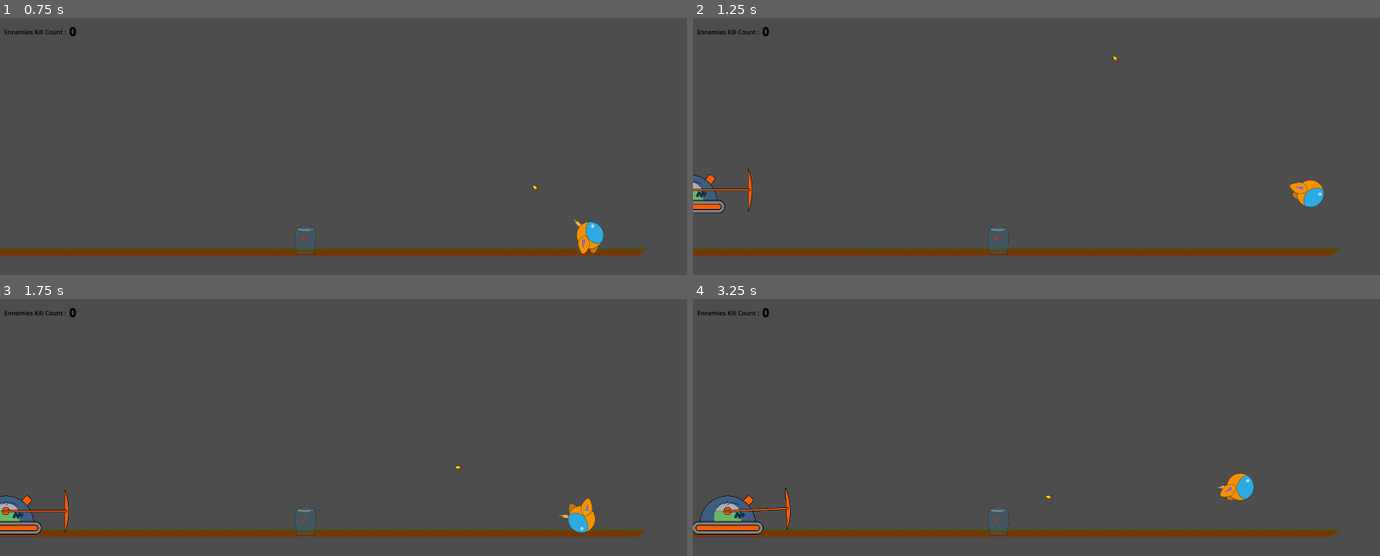
Above: before the commit, frames 1-4 (two rows, left to right).
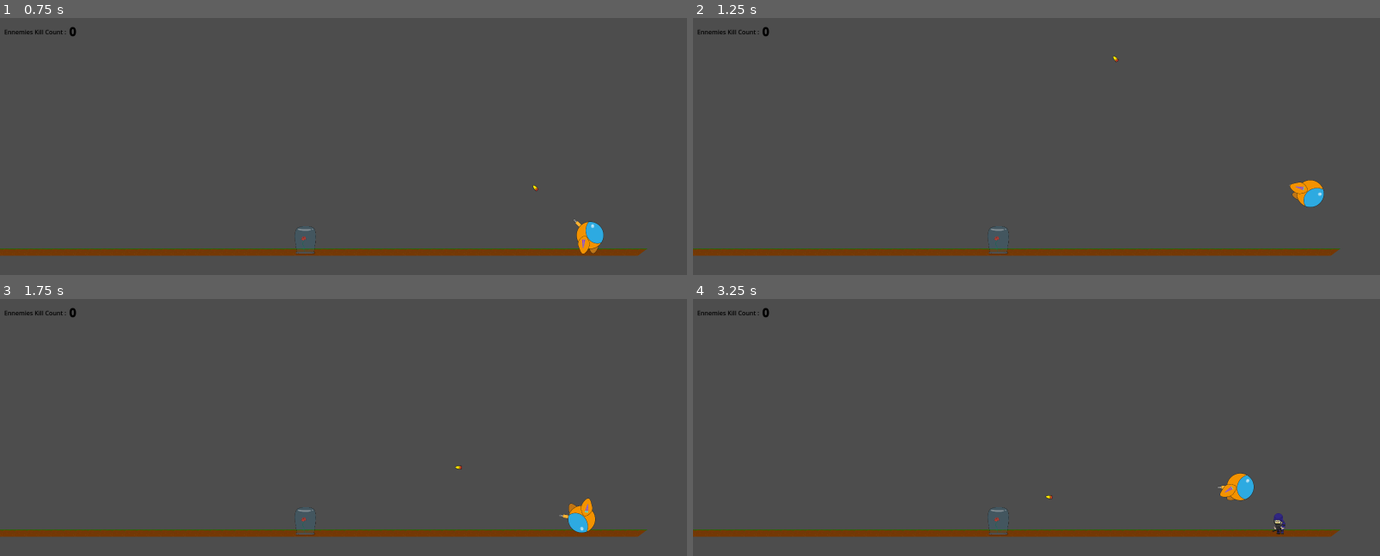
Above: after the commit, the same moments.

Repository: Jeremiejade/rose
Game: Godot game, scene res://scenes/Level/level.tscn
Same seed, same stepped clock (60 frames per second), same inputs: the game is played once before the commit and once after it. This scene is started directly instead of the project's main scene.
Inputs (mouse positions are in pixels of both pictures, inside the frame that each line leads up to):
- Up to frame 1 (0.75 s): move the mouse to (494, 141) at 0.52 s; hold D (move_right) from 0.53 s (still down); click (494, 141) at 0.6 s
- Up to frame 2 (1.25 s): keep holding D (move_right); tap Space (jump) at 0.77 s
- Up to frame 3 (1.75 s): keep holding D (move_right); move the mouse to (206, 450) at 1.27 s; click (206, 450) at 1.35 s; tap Space (jump) at 1.52 s
- Up to frame 4 (3.25 s): move the mouse to (1105, 376) at 2.02 s; release D (move_right) at 2.03 s; hold A (move_left) 2.03-2.78 s; click (1105, 376) at 2.1 s; move the mouse to (1002, 491) at 2.77 s; hold D (move_right) from 2.78 s (still down); click (1002, 491) at 2.85 s; tap Space (jump) at 3.02 s

Frame 1 is identical in both runs. In frame 2, 0.6% of the frame differs, in the area x 0-9%, y 58-76%; in frame 3, 0.8%; in frame 4, 1.4%, in the area x 0-87%, y 73-92%.

Commit message:
add effect on hurting tank_0

Diff:
--- a/game_config.gd
+++ b/game_config.gd
@@ -2,5 +2,7 @@
 
 var despawn_count: int = 5
 
+var rose_life := 100
+
 var player: Player
 var rose: Rose
--- a/scenes/BulletGun/bullet_gun.gd
+++ b/scenes/BulletGun/bullet_gun.gd
@@ -13,12 +13,17 @@
 	queue_free() # Replace with function body.
 
 func take_ground() -> void:
+	if isExplosing: return
 	$Bullet.visible = false
 	$AnimatedSprite2D.play("boom")
 	$AnimatedSprite2D.visible = true
 	isExplosing = true
 
-func on_making_damage() -> void:
+func on_making_damage(target) -> void:
+	if isExplosing: return
+	if target.material == "ground":
+		take_ground()
+		return
 	queue_free()
 
 func _on_animated_sprite_2d_animation_finished() -> void:
--- a/scenes/BulletGun/tank_0_bullet.gd
+++ b/scenes/BulletGun/tank_0_bullet.gd
@@ -1,6 +1,6 @@
 extends CharacterBody2D
 
-const SPEED: int = 550
+const SPEED: int = 650
 
 var isExplosing = false
 var isLaunched = false
@@ -12,7 +12,7 @@
 		velocity = Vector2(0,SPEED).rotated(35 * direction)
 		isLaunched = true
 	velocity += get_gravity() * delta
-	rotation = velocity.angle() + PI
+	rotation = velocity.angle()
 
 	if(is_on_floor()): queue_free()
 	move_and_slide()
@@ -27,7 +27,7 @@
 func disableCollisionShape():
 	$ZHitBox/CollisionShape2D.disabled = true
 
-func on_making_damage() -> void:
+func on_making_damage(_target) -> void:
 	explose()
 
 func _on_visible_on_screen_notifier_2d_screen_exited() -> void:
--- a/scenes/BulletGun/tank_0_bullet.tscn
+++ b/scenes/BulletGun/tank_0_bullet.tscn
@@ -45,16 +45,19 @@
 
 [node name="CollisionShape2D" type="CollisionShape2D" parent="."]
 position = Vector2(0, -0.5)
+scale = Vector2(2.1286216, 2.1286216)
 shape = SubResource("RectangleShape2D_c0urp")
 
 [node name="Tank0Bullet" type="Sprite2D" parent="."]
 rotation = 1.5707964
-scale = Vector2(0.093023255, 0.09302327)
+scale = Vector2(0.19801131, 0.19801134)
 texture = ExtResource("1_inxvq")
 
 [node name="VisibleOnScreenNotifier2D" type="VisibleOnScreenNotifier2D" parent="."]
+scale = Vector2(2.1286216, 2.1286216)
 
 [node name="ZHitBox" type="Area2D" parent="."]
+scale = Vector2(2.1286216, 2.1286216)
 collision_layer = 64
 collision_mask = 137
 script = ExtResource("2_c0urp")
--- /dev/null
+++ b/scenes/Level/camera_2d.gd
@@ -0,0 +1,7 @@
+extends Camera2D
+
+func _process(delta: float) -> void:
+	pass
+
+func shake():
+	pass
--- /dev/null
+++ b/scenes/Level/hud.tscn
@@ -0,0 +1,15 @@
+[gd_scene format=3 uid="uid://cporvv5t1e2t0"]
+
+[node name="HUD" type="Control"]
+layout_mode = 3
+anchor_right = 1.0
+anchor_bottom = 1.0
+offset_right = -1800.0
+offset_bottom = -720.0
+
+[node name="ColorRect" type="ColorRect" parent="."]
+layout_mode = 0
+offset_left = 210.0
+offset_top = 16.0
+offset_right = 879.0
+offset_bottom = 56.0
--- a/scenes/Level/level.gd
+++ b/scenes/Level/level.gd
@@ -9,7 +9,7 @@
 
 var LIMIT_SPAWN = {
 	"tank": 1,
-	"crs": 0
+	"crs": 100
 }
 var SPAWN_ENEMIES_COUNT = {
 	"tank": 0,
@@ -20,25 +20,26 @@
 func addCrs(parent: Node2D):
 	if SPAWN_ENEMIES_COUNT.crs == LIMIT_SPAWN.crs and LIMIT_SPAWN.crs != -1: return
 	var crs = CRS.instantiate()
-	addEnnemy(parent, crs)
+	addEnnemy(parent, crs, 0.4)
 	crs.connect('on_death', enemieKillCounter)
 	crs.connect('on_death', $rose.pumpBlood)
 
 	SPAWN_ENEMIES_COUNT.crs += 1
 
 func addTank0(parent: Node2D):
+	if ennemyKillCount < 10: return
 	if SPAWN_ENEMIES_COUNT.tank == LIMIT_SPAWN.tank and LIMIT_SPAWN.tank != -1: return
 	var tank = TANK_0.instantiate()
-	addEnnemy(parent, tank)
+	addEnnemy(parent, tank, 0.3)
 	tank.connect('on_death', enemieKillCounter)
 	SPAWN_ENEMIES_COUNT.tank += 1
 
-func addEnnemy(parent: Node2D, enemy: Node2D):
+func addEnnemy(parent: Node2D, enemy: Node2D, scaling: float = 1):
 	var positionAndDirection = getSpawnerPosition()
 	enemy.direction = positionAndDirection[0]
 	enemy.position = positionAndDirection[1]
-	enemy.scale.x = 0.3
-	enemy.scale.y = 0.3
+	enemy.scale.x = scaling
+	enemy.scale.y = scaling
 	parent.add_child(enemy)
 
 func enemieKillCounter(_pos, _tar):
--- a/scenes/Level/level.tscn
+++ b/scenes/Level/level.tscn
@@ -1,9 +1,10 @@
-[gd_scene load_steps=8 format=3 uid="uid://ue6otj6bwght"]
+[gd_scene load_steps=9 format=3 uid="uid://ue6otj6bwght"]
 
 [ext_resource type="Texture2D" uid="uid://h5iq4it5kewa" path="res://assets/level_1/ground.jpg" id="1_4tl78"]
 [ext_resource type="Script" uid="uid://bq5igbljfr1id" path="res://scenes/Level/level.gd" id="1_65260"]
 [ext_resource type="PackedScene" uid="uid://dymyjfjvgoyg5" path="res://scenes/NewPlayer/new_player.tscn" id="3_ggv0q"]
 [ext_resource type="PackedScene" uid="uid://k43skcolxlck" path="res://scenes/rose/rose.tscn" id="4_v753x"]
+[ext_resource type="Script" uid="uid://0c82jhg2n2go" path="res://scenes/Level/camera_2d.gd" id="5_65260"]
 
 [sub_resource type="WorldBoundaryShape2D" id="WorldBoundaryShape2D_b5p4l"]
 distance = -621.0
@@ -47,6 +48,8 @@
 limit_left = -1000
 limit_right = 1000
 limit_bottom = 100
+position_smoothing_enabled = true
+script = ExtResource("5_65260")
 
 [node name="Wall" type="StaticBody2D" parent="."]
 position = Vector2(-916, -640)
--- a/scenes/enemies/tank_0.gd
+++ b/scenes/enemies/tank_0.gd
@@ -2,7 +2,7 @@
 
 var SPEED := 50
 
-@export var health := 10
+@export var health := 30
 @export var direction := -1
 @export var reloadingTime := 3
 
@@ -12,6 +12,7 @@
 const BULLET_GUN = preload("res://scenes/BulletGun/tank_0_bullet.tscn")
 
 signal on_death
+signal on_taking_shoot
 
 func _ready() -> void:
 	$Body.scale.x  = -direction * $Body.scale.x
@@ -64,12 +65,19 @@
 func canAttack() -> void:
 	var front = $Body/canon_origin
 
-	if abs(front.global_position).x < 250:
+	if abs(front.global_position).x < 350:
 		state = 'attack'
 
 func take_damage(attack):
 	health -= attack.damage
+	on_taking_shoot.emit()
+	modulateColorSprite(Color(1, 0, 0.1, 0.3))
+	await get_tree().create_timer(0.05).timeout
+	modulateColorSprite(Color.WHITE)
 
+func modulateColorSprite(c:Color):
+	$Body/Tank0Body.modulate = c
+	$Tank0Shield.modulate =  c
 
 func _on_animated_sprite_2d_animation_finished() -> void:
 	on_death.emit(self.global_position, self)
--- a/scenes/enemies/tank_0.tscn
+++ b/scenes/enemies/tank_0.tscn
@@ -4,7 +4,6 @@
 [ext_resource type="Script" uid="uid://ra7lrmm3hnof" path="res://scenes/enemies/tank_0.gd" id="1_o2tsw"]
 [ext_resource type="Texture2D" uid="uid://gt56tye1lpco" path="res://assets/enemie/tank_0/tank_0_shield.png" id="2_o2tsw"]
 [ext_resource type="Script" uid="uid://b3yiuwqux8rc3" path="res://scenes/shield.gd" id="4_0qsaa"]
-[ext_resource type="Shape2D" uid="uid://woar52dyqj36" path="res://workbench/shape/tank_0_polygon_shape_2d.tres" id="5_0qsaa"]
 [ext_resource type="Script" uid="uid://bcn3h40a6b2o5" path="res://scenes/z_hurt_box.gd" id="6_3atxl"]
 [ext_resource type="Texture2D" uid="uid://c013f0k33hny4" path="res://assets/bullets/bullet_dust_0.png" id="7_c0sks"]
 [ext_resource type="Texture2D" uid="uid://dvru2t63w82uw" path="res://assets/bullets/bullet_dust_1.png" id="8_0bplb"]
@@ -15,6 +14,9 @@
 [sub_resource type="CapsuleShape2D" id="CapsuleShape2D_f6lk2"]
 radius = 64.0
 height = 364.0
+
+[sub_resource type="ConvexPolygonShape2D" id="ConvexPolygonShape2D_ej3ya"]
+points = PackedVector2Array(-86.21441, -139.21976, -86.21441, -247.63869, -83.40307, -425.05148, -73.875755, -592.608, -61.224724, -724.43555, -43.731945, -834.0865, -22.178345, -908.0085, 0, -931.4171, 22.6469, -905.54443, 43.57576, -836.5506, 61.06854, -728.13165, 74.81287, -587.6799, 83.40307, -421.35538, 86.21441, -248.87071, 86.21441, -141.68382)
 
 [sub_resource type="RectangleShape2D" id="RectangleShape2D_0qsaa"]
 size = Vector2(624, 119)
@@ -80,9 +82,9 @@
 
 [node name="center" type="Node2D" parent="Tank0Shield"]
 
-[node name="CollisionShape2D3" type="CollisionShape2D" parent="."]
-position = Vector2(-3, -48)
-shape = ExtResource("5_0qsaa")
+[node name="CollisionShape2D2" type="CollisionShape2D" parent="."]
+scale = Vector2(6.4026423, 0.81166637)
+shape = SubResource("ConvexPolygonShape2D_ej3ya")
 
 [node name="CollisionShape2D" type="CollisionShape2D" parent="."]
 position = Vector2(0, -59.5)
@@ -105,5 +107,7 @@
 scale = Vector2(28.863636, 28.863636)
 sprite_frames = SubResource("SpriteFrames_citvo")
 animation = &"boom"
+frame = 4
+frame_progress = 1.0
 
 [connection signal="animation_finished" from="AnimatedSprite2D" to="." method="_on_animated_sprite_2d_animation_finished"]
--- a/scenes/rose/rose.gd
+++ b/scenes/rose/rose.gd
@@ -4,7 +4,7 @@
 var pumpCurvePoints
 var pump
 
-@export var life: int = 100
+var life = gameConfig.rose_life
 
 const ROOT = preload("res://scenes/rose/root.tscn");
 
--- a/scenes/shield.gd
+++ b/scenes/shield.gd
@@ -4,4 +4,6 @@
 	if hit_box == null: pass
 	if !(hit_box is ZHitBox): return
 	if hit_box.owner and hit_box.owner.has_method("on_making_damage"):
-		hit_box.owner.on_making_damage()
+		hit_box.owner.on_making_damage({
+			"material": "ground"
+		})
--- a/scenes/z_hurt_box.gd
+++ b/scenes/z_hurt_box.gd
@@ -1,4 +1,6 @@
 class_name ZHurtBox extends Area2D
+
+@export var material_type = "no_name"
 
 func _ready() -> void:
 	area_entered.connect(_on_area_entered)
@@ -17,4 +19,6 @@
 			"origin": hit_box.origin
 		})
 	if hit_box.owner and hit_box.owner.has_method("on_making_damage"):
-		hit_box.owner.on_making_damage()
+		hit_box.owner.on_making_damage({
+			"material": material_type
+		})
Not shown, added: scenes/Level/camera_2d.gd.uid
